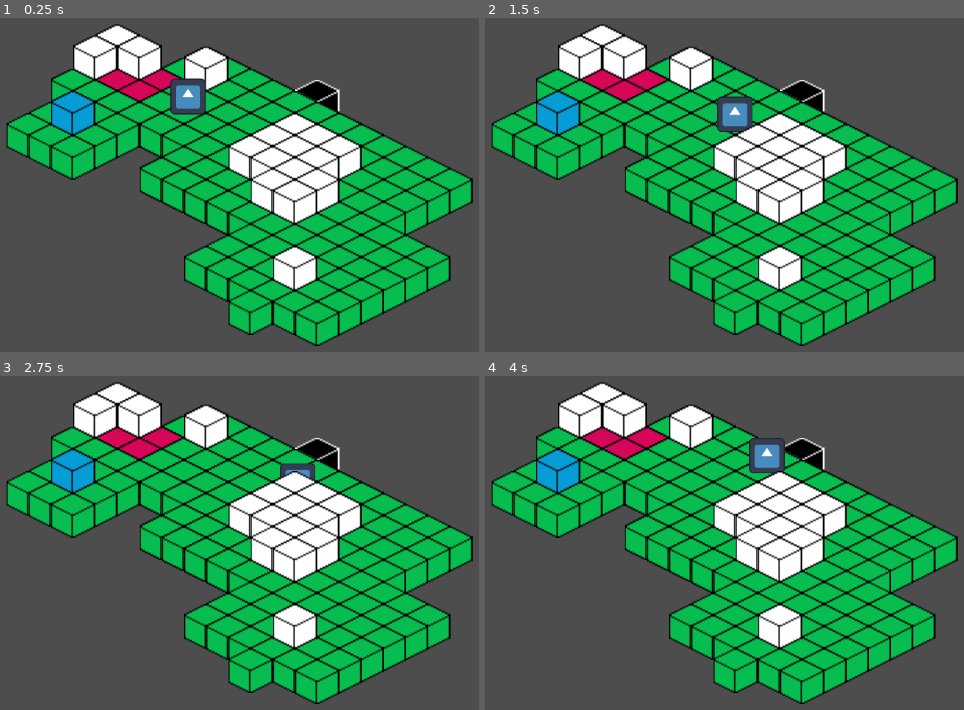
Above: before the commit, frames 1-4 (two rows, left to right).
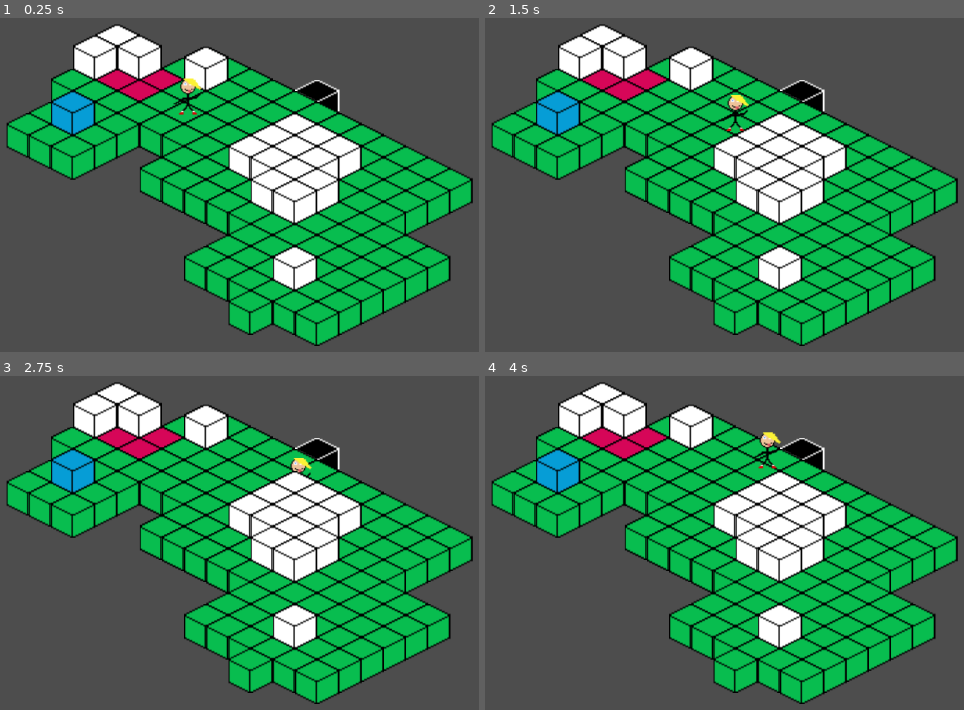
Above: after the commit, the same moments.

Repository: Andy-Olshanky/godot-isometric-test
Game: Godot game, scene res://main.tscn
Two runs of this game, one before a commit and one after it. Both use one fixed random seed, a clock stepped at 60 frames per second and the inputs below. The engine's default icon, where the game draws it, is replaced by a stand-in: a white triangle on a blue panel in a dark square.
Inputs:
- Up to frame 1 (0.25 s): no input
- Up to frame 2 (1.5 s): tap Enter at 0.5 s; hold D (right) 0.53-1.28 s; tap Shift (other) at 0.6, 1.35 s; tap Space (jump) at 0.77 s; hold S (down) from 1.28 s (still down)
- Up to frame 3 (2.75 s): tap Space (jump) at 1.52 s; release S (down) at 2.03 s; hold D (right) from 2.03 s (still down); tap Shift (other) at 2.1 s
- Up to frame 4 (4 s): release D (right) at 2.78 s; hold W (up) 2.78-3.53 s; tap Shift (other) at 2.85, 3.6 s; tap Space (jump) at 3.02, 3.77 s; hold A (left) from 3.53 s (still down)

The runs differ from the first frame. In frame 1, 0.8% of the frame differs, in the area x 35-44%, y 17-30%; in frame 2, 0.8%; in frame 3, 0.3%; in frame 4, 0.8%.

Commit message:
add silly little guy (TM)

Diff:
--- a/character_body_2d.tscn
+++ b/character_body_2d.tscn
@@ -1,10 +1,10 @@
 [gd_scene load_steps=4 format=3 uid="uid://bpom6bsjuk2k5"]
 
-[ext_resource type="Texture2D" uid="uid://bsvywjosiikeb" path="res://icon.svg" id="1_71ebd"]
 [ext_resource type="Script" path="res://character_body_2d.gd" id="1_q0x5g"]
+[ext_resource type="Texture2D" uid="uid://cj4fwf8wneknw" path="res://player.png" id="2_vt25j"]
 
 [sub_resource type="CircleShape2D" id="CircleShape2D_g5mdn"]
-radius = 35.0143
+radius = 35.0
 
 [node name="CharacterBody2D" type="CharacterBody2D"]
 z_index = 1
@@ -13,8 +13,9 @@
 script = ExtResource("1_q0x5g")
 
 [node name="Sprite2D" type="Sprite2D" parent="."]
-texture = ExtResource("1_71ebd")
+scale = Vector2(4, 4)
+texture = ExtResource("2_vt25j")
 
 [node name="CollisionShape2D" type="CollisionShape2D" parent="."]
-position = Vector2(0, 11)
+position = Vector2(0, 30)
 shape = SubResource("CircleShape2D_g5mdn")
